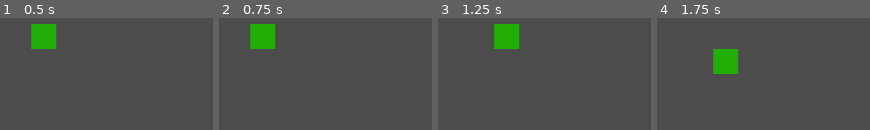
Above: before the commit, frames 1-4 (left to right).
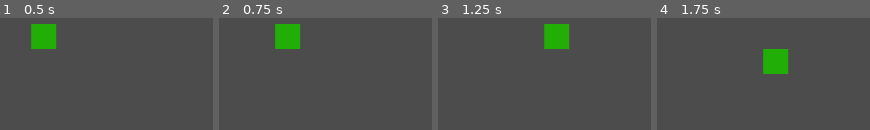
Above: after the commit, the same moments.

Repository: good-praxis/snaker
Game: Godot game, scene res://Snake.tscn
Same seed, same stepped clock (60 frames per second), same inputs: the game is played once before the commit and once after it. The project has no main scene, so this scene is started directly.
Inputs:
- Up to frame 1 (0.5 s): no input
- Up to frame 2 (0.75 s): hold Right from 0.53 s (still down)
- Up to frame 3 (1.25 s): keep holding Right
- Up to frame 4 (1.75 s): release Right at 1.28 s; hold Down from 1.28 s (still down)

Frame 1 is identical in both runs. In frame 2, 5.2% of the frame differs, in the area x 14-39%, y 5-28%; in frame 3, 5.2%; in frame 4, 5.2%.

Commit message:
moving logic from head to snake

Diff:
--- /dev/null
+++ b/Snake Body Part.gd
@@ -0,0 +1,14 @@
+extends Node2D
+
+var time_since_creation = 0
+var global_pos = get_global_transform()
+
+func _ready():
+	pass
+
+func init(pos):
+	print("Hello world")
+	global_pos = pos
+
+func _process(delta):
+	set_global_transform(global_pos)
--- a/Snake Body Part.tscn
+++ b/Snake Body Part.tscn
@@ -1,3 +1,21 @@
-[gd_scene format=2]
+[gd_scene load_steps=3 format=2]
+
+[ext_resource path="res://Snake Body Part.gd" type="Script" id=1]
+
+[sub_resource type="RectangleShape2D" id=1]
+extents = Vector2( 17.5, 17.5 )
 
 [node name="Snake Body Part" type="Node2D"]
+script = ExtResource( 1 )
+
+[node name="body part" type="Area2D" parent="."]
+
+[node name="CollisionShape2D" type="CollisionShape2D" parent="body part"]
+shape = SubResource( 1 )
+
+[node name="ColorRect" type="ColorRect" parent="body part"]
+margin_left = -17.5
+margin_top = -17.5
+margin_right = 17.5
+margin_bottom = 17.5
+color = Color( 0.00392157, 0.258824, 0.0627451, 1 )
--- a/Head.gd
+++ b/Snake.gd
@@ -1,10 +1,20 @@
-extends Area2D
+extends Node2D
 
 enum {UP, DOWN, LEFT, RIGHT}
 
 var last_input = UP
 const BLOCKSIZE = 35
 var length = 0
+var body_part_scene = preload("res://Snake Body Part.tscn")
+
+export var start_length = 2
+export var move_interval = 0.3
+
+
+func _ready():
+	$"Move Timer".start(move_interval)
+	for i in range(start_length):
+		pass
 
 func _process(delta):
 	if Input.is_key_pressed(KEY_UP) or Input.is_key_pressed(KEY_W):
--- a/Snake.tscn
+++ b/Snake.tscn
@@ -1,15 +1,15 @@
 [gd_scene load_steps=3 format=2]
 
-[ext_resource path="res://Head.gd" type="Script" id=1]
+[ext_resource path="res://Snake.gd" type="Script" id=1]
 
 [sub_resource type="RectangleShape2D" id=1]
 extents = Vector2( 17.5, 17.5 )
 
 [node name="Snake" type="Node2D"]
+position = Vector2( 577.5, 367.5 )
+script = ExtResource( 1 )
 
 [node name="Head" type="Area2D" parent="."]
-position = Vector2( 577.5, 367.5 )
-script = ExtResource( 1 )
 
 [node name="CollisionShape2D" type="CollisionShape2D" parent="Head"]
 shape = SubResource( 1 )
@@ -22,7 +22,8 @@
 color = Color( 0.129412, 0.686275, 0.0313726, 1 )
 
 [node name="Move Timer" type="Timer" parent="."]
-wait_time = 0.5
-autostart = true
+wait_time = 0.3
 
-[connection signal="timeout" from="Move Timer" to="Head" method="_on_Move_Timer_timeout"]
+[node name="Tail" type="Node2D" parent="."]
+
+[connection signal="timeout" from="Move Timer" to="." method="_on_Move_Timer_timeout"]
